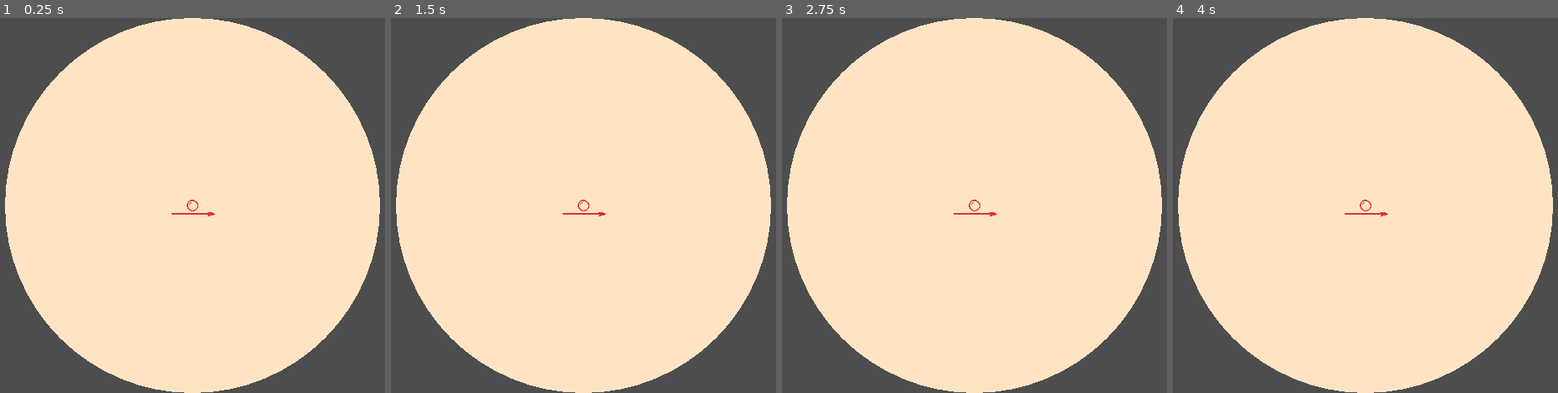
Above: before the commit, frames 1-4 (left to right).
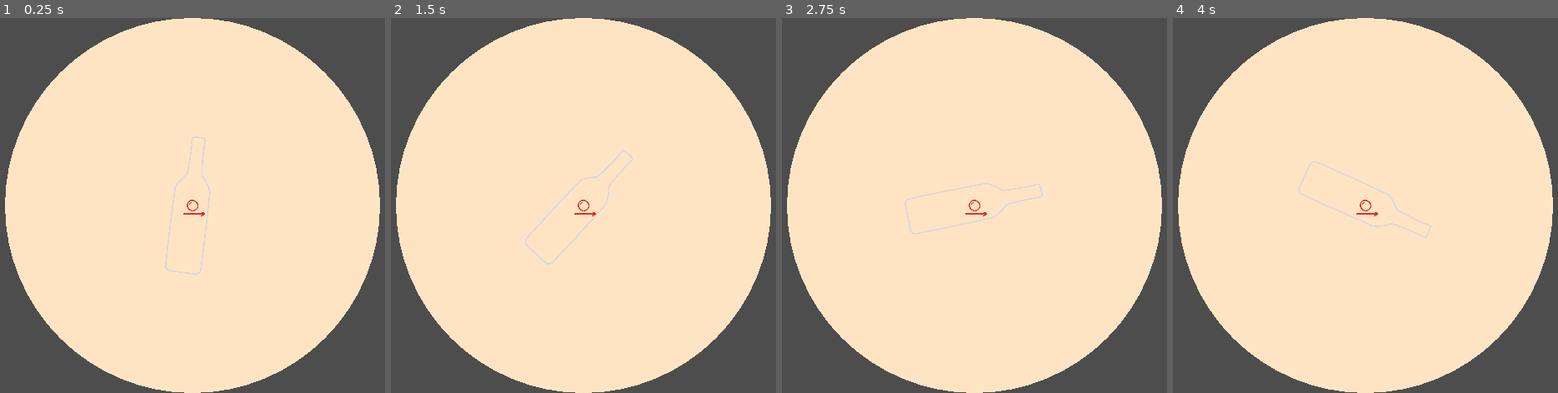
Above: after the commit, the same moments.

Repository: raffomania/bubbleneck
Game: Godot game, scene res://main.tscn
The game is run twice, just before and just after one commit, with the same random seed, the same clock (stepped at 60 frames per second) and the same inputs.
Inputs:
- Up to frame 1 (0.25 s): no input
- Up to frame 2 (1.5 s): no input
- Up to frame 3 (2.75 s): no input
- Up to frame 4 (4 s): no input

The runs differ from the first frame. In frame 1, 0.3% of the frame differs, in the area x 42-56%, y 31-69%; in frame 2, 0.3%, in the area x 34-63%, y 35-66%; in frame 3, 0.3%; in frame 4, 0.3%.

Commit message:
shorter weapong longer dash

Diff:
--- a/Player/player.gd
+++ b/Player/player.gd
@@ -22,13 +22,14 @@
 var dead := false
 @export
 var respawn_time := 3.0
+@export
+var dash_range := 10
 
 @onready
 var bubble_sprite := $BubbleSprite
 
 var weapon
 var dead_color := Color.RED
-var dash_range := 10
 var time := 0.0
 var is_dashing := false
 var dash_on_cooldown := false
--- a/Player/player.tscn
+++ b/Player/player.tscn
@@ -40,6 +40,7 @@
 [node name="Player" type="Area2D"]
 script = ExtResource("1_02l3o")
 dash_curve = SubResource("Curve_d2kbo")
+dash_range = 20
 
 [node name="deathParticles" type="GPUParticles2D" parent="."]
 material = SubResource("ShaderMaterial_5oj7f")
--- a/Weapon/weapon.tscn
+++ b/Weapon/weapon.tscn
@@ -18,7 +18,7 @@
 radius = 26.9258
 
 [node name="Area2D" type="Area2D"]
-scale = Vector2(0.2, 0.2)
+scale = Vector2(0.2, 0.1)
 script = ExtResource("1_o8dmo")
 throw_curve = SubResource("Curve_ne7yh")
 time_factor = 2.0
--- a/main.tscn
+++ b/main.tscn
@@ -9,7 +9,6 @@
 [node name="Arena" parent="." instance=ExtResource("3_j16lt")]
 
 [node name="Bottle" parent="." instance=ExtResource("2_i8da5")]
-visible = false
 
 [node name="PlayerSpawner" type="Node2D" parent="."]
 position = Vector2(558, 308)
